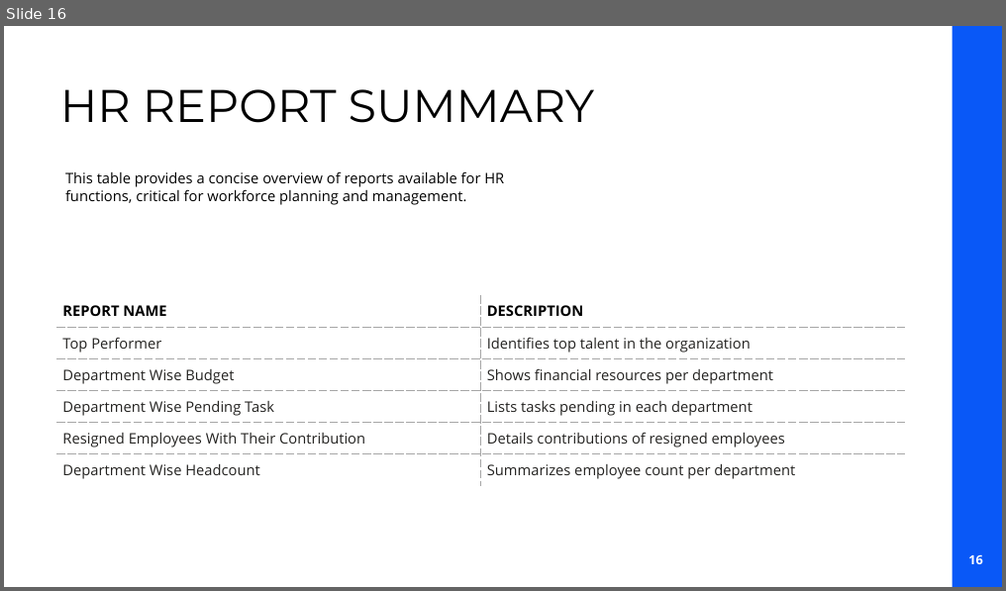
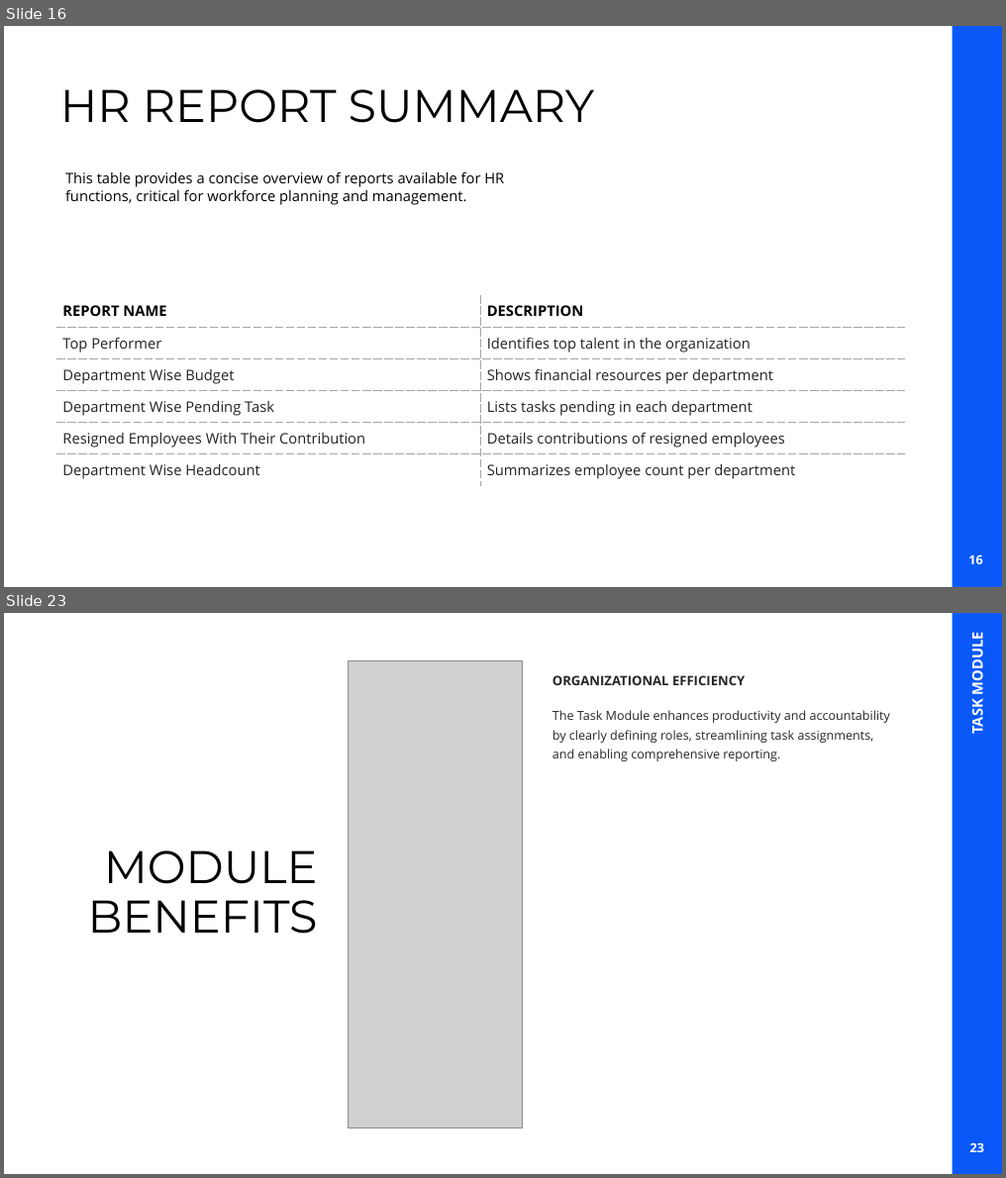
Before and after one commit to asifkotla/EmplManagementSystem, a slide deck: PowerPoint Presentation/EMPLOYEE MANAGEMENT SYSTEM.pptx. Shown one above the other, each under a label of ours: slide 16 before the commit, slides 16 and 23 after it; the slides between them are not shown. The pictures are 1006x591 and 1006x1178 pixels, drawn with LibreOffice and Linux fonts; fonts in the diff are those of the drawing; grey boxes stand for pictures; background and template pictures are left out. Boxes give left, top, right and bottom in pixels: in the first picture for what was removed or moved away, otherwise in the second. Text is boxed around its words. In the diff, an @@ line names an element or a change of style, - is before the commit and + after.

```diff
--- a/PowerPoint Presentation/EMPLOYEE MANAGEMENT SYSTEM.pptx
+++ b/PowerPoint Presentation/EMPLOYEE MANAGEMENT SYSTEM.pptx
@@ slide 23 added at [4,613,1002,1174], background #FFFFFF; not listed: 1 template element that a slide beside it also shows @@
@@ text added at [967,638,987,734], 14 pt, text #FFFFFF, bold @@
+TASK MODULE
@@ picture added at [349,661,522,1128] @@
@@ text added at [552,675,745,685], 12.5 pt, text #262626, bold @@
+ORGANIZATIONAL EFFICIENCY
@@ text added at [552,710,890,761], 12 pt, text #262626 @@
+The Task Module enhances productivity and accountability by clearly defining roles, streamlining task assignments, and enabling comprehensive reporting.
@@ title added at [88,851,318,934], 44 pt, text #000000 @@
+MODULE BENEFITS
@@ rectangle added at [743,1142,943,1171], fill #FFFFFF, outline #FFFFFF 1 pt @@
@@ page number added at [970,1143,985,1153], 12.1 pt, text #FFFFFF, bold @@
+23
```
Also in this commit, not shown: 17 other slides changed, 6 other slides added, 1 other file.
